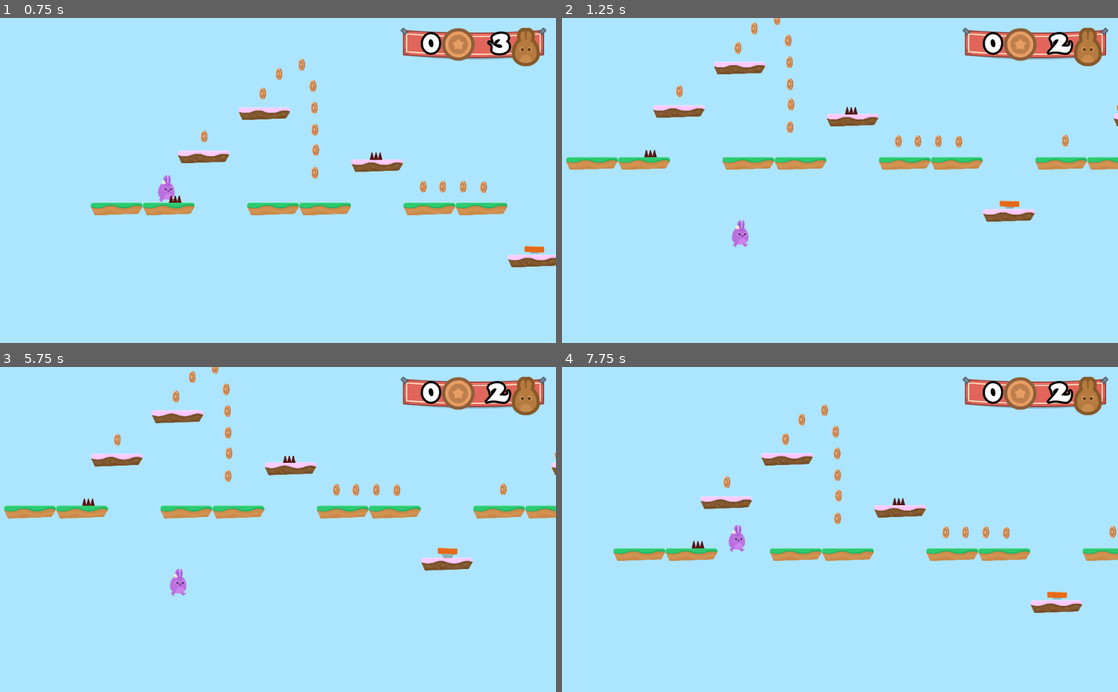
Above: before the commit, frames 1-4 (two rows, left to right).
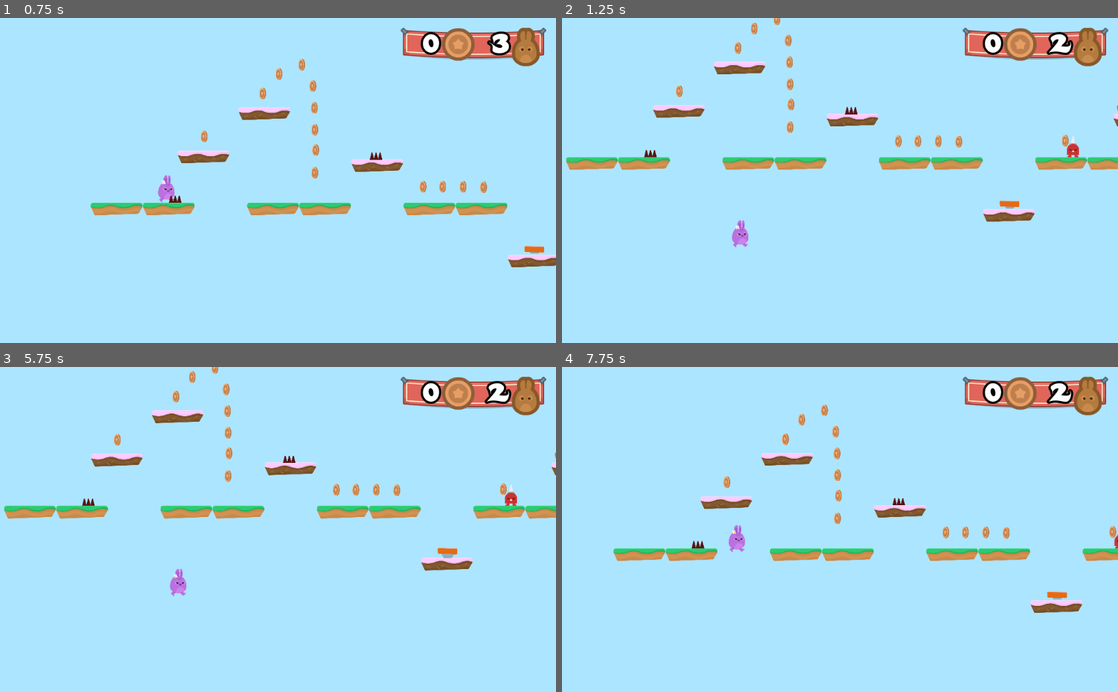
Above: after the commit, the same moments.

Repository: jruizluque/Godot2D_HoppyDays_3.1
Game: Godot game, scene res://Levels/Level1.tscn
The game is run twice, just before and just after one commit, with the same random seed, the same clock (stepped at 60 frames per second) and the same inputs.
Inputs (mouse positions are in pixels of both pictures, inside the frame that each line leads up to):
- Up to frame 1 (0.75 s): hold D (right) from 0.53 s (still down)
- Up to frame 2 (1.25 s): keep holding D (right); tap W (jump) at 0.77 s
- Up to frame 3 (5.75 s): tap W (jump) at 1.52, 3.77, 5.27 s; release D (right) at 2 s; click (183, 575) at 2 s; hold A (left) 2.78-3.53 s; hold D (right) 3.53-4.25 s; click (183, 575) at 4.25 s; hold D (right) from 5.03 s (still down)
- Up to frame 4 (7.75 s): release D (right) at 5.78 s; hold A (left) 5.78-6.5 s; tap W (jump) at 6.02 s; click (745, 575) at 6.5 s; hold D (right) from 7.28 s (still down)

Frame 1 is identical in both runs. In frame 2, 0.1% of the frame differs, in the area x 90-93%, y 36-43%; in frame 3, less than 0.1%; in frame 4, less than 0.1%.

Commit message:
Adding NPCs - Enter Spikeman!

Diff:
--- a/Hazards/Hazards.gd
+++ b/Hazards/Hazards.gd
@@ -1,5 +1,4 @@
 extends Area2D
 
 func _on_SpikesTop_body_entered(body):
-#	body.hurt()
 	get_tree().call_group("Gamestate", "hurt")
--- a/Items/JumpPad.tscn
+++ b/Items/JumpPad.tscn
@@ -49,6 +49,7 @@
 playing = true
 
 [node name="CollisionShape2D" type="CollisionShape2D" parent="."]
+visible = false
 position = Vector2( 0.754715, 0.754707 )
 shape = SubResource( 2 )
 
--- a/Levels/Level1.tscn
+++ b/Levels/Level1.tscn
@@ -8,6 +8,7 @@
 [ext_resource path="res://Items/JumpPad.tscn" type="PackedScene" id=6]
 [ext_resource path="res://SFX/Chiptune_Adventures_1.ogg" type="AudioStream" id=7]
 [ext_resource path="res://GUI/GUI.tscn" type="PackedScene" id=8]
+[ext_resource path="res://NPCs/Spikeman.tscn" type="PackedScene" id=9]
 
 [node name="Level1" type="Node2D"]
 script = ExtResource( 1 )
@@ -22,6 +23,7 @@
 tile_data = PoolIntArray( 524363, 0, 0, 720915, 0, 0, 786501, 0, 0, 786502, 0, 0, 1048588, 0, 0, 1114144, 0, 0, 1114177 …(203 unchanged characters)…
 
 [node name="Hazards" type="Node" parent="."]
+editor/display_folded = true
 
 [node name="SpikesTop" parent="Hazards" instance=ExtResource( 4 )]
 position = Vector2( 2228.99, 1064.81 )
@@ -30,6 +32,7 @@
 position = Vector2( 749.477, 1381.72 )
 
 [node name="Coins" type="Node" parent="."]
+editor/display_folded = true
 
 [node name="Coin1" parent="Coins" instance=ExtResource( 5 )]
 position = Vector2( 962.581, 920.558 )
@@ -88,3 +91,8 @@
 autoplay = true
 
 [node name="GUI" parent="." instance=ExtResource( 8 )]
+
+[node name="NPCs" type="Node" parent="."]
+
+[node name="Spikeman" parent="NPCs" instance=ExtResource( 9 )]
+position = Vector2( 3962.46, 1330.42 )
--- /dev/null
+++ b/NPCs/Spikeman.tscn
@@ -0,0 +1,89 @@
+[gd_scene load_steps=8 format=2]
+
+[ext_resource path="res://Hazards/Hazards.gd" type="Script" id=1]
+[ext_resource path="res://GFX/Enemies/spikeMan_walk1.png" type="Texture" id=2]
+[ext_resource path="res://GFX/Enemies/spikeMan_walk2.png" type="Texture" id=3]
+[ext_resource path="res://GFX/Enemies/spikeMan_stand.png" type="Texture" id=4]
+
+[sub_resource type="SpriteFrames" id=1]
+animations = [ {
+"frames": [ ExtResource( 2 ), ExtResource( 3 ) ],
+"loop": true,
+"name": "walk",
+"speed": 5.0
+}, {
+"frames": [ ExtResource( 4 ) ],
+"loop": true,
+"name": "stand",
+"speed": 5.0
+} ]
+
+[sub_resource type="CapsuleShape2D" id=2]
+radius = 44.2902
+height = 65.4323
+
+[sub_resource type="Animation" id=3]
+resource_name = "Spikeman"
+length = 6.0
+loop = true
+step = 1.0
+tracks/0/type = "value"
+tracks/0/path = NodePath(".:position")
+tracks/0/interp = 1
+tracks/0/loop_wrap = true
+tracks/0/imported = false
+tracks/0/enabled = true
+tracks/0/keys = {
+"times": PoolRealArray( 0, 1, 2, 4, 5 ),
+"transitions": PoolRealArray( 1, 1, 1, 1, 1 ),
+"update": 0,
+"values": [ Vector2( 0, 0 ), Vector2( -100, 0 ), Vector2( -100, 0 ), Vector2( 100, 0 ), Vector2( 100, 0 ) ]
+}
+tracks/1/type = "value"
+tracks/1/path = NodePath("AnimatedSprite:animation")
+tracks/1/interp = 1
+tracks/1/loop_wrap = true
+tracks/1/imported = false
+tracks/1/enabled = true
+tracks/1/keys = {
+"times": PoolRealArray( 0, 1, 2, 4, 5 ),
+"transitions": PoolRealArray( 1, 1, 1, 1, 1 ),
+"update": 1,
+"values": [ "walk", "stand", "walk", "stand", "walk" ]
+}
+tracks/2/type = "value"
+tracks/2/path = NodePath("AnimatedSprite:flip_h")
+tracks/2/interp = 1
+tracks/2/loop_wrap = true
+tracks/2/imported = false
+tracks/2/enabled = true
+tracks/2/keys = {
+"times": PoolRealArray( 0, 2, 5 ),
+"transitions": PoolRealArray( 1, 1, 1 ),
+"update": 1,
+"values": [ true, false, true ]
+}
+
+[node name="Spikeman" type="Node2D"]
+__meta__ = {
+"_edit_group_": true
+}
+
+[node name="Area2D" type="Area2D" parent="."]
+collision_layer = 4
+script = ExtResource( 1 )
+
+[node name="AnimatedSprite" type="AnimatedSprite" parent="Area2D"]
+frames = SubResource( 1 )
+animation = "stand"
+playing = true
+flip_h = true
+
+[node name="CollisionShape2D" type="CollisionShape2D" parent="Area2D"]
+visible = false
+shape = SubResource( 2 )
+
+[node name="AnimationPlayer" type="AnimationPlayer" parent="Area2D"]
+autoplay = "Spikeman"
+anims/Spikeman = SubResource( 3 )
+[connection signal="body_entered" from="Area2D" to="Area2D" method="_on_SpikesTop_body_entered"]
Not shown: 1 places in Levels/Level1.tscn that only renumber resources
